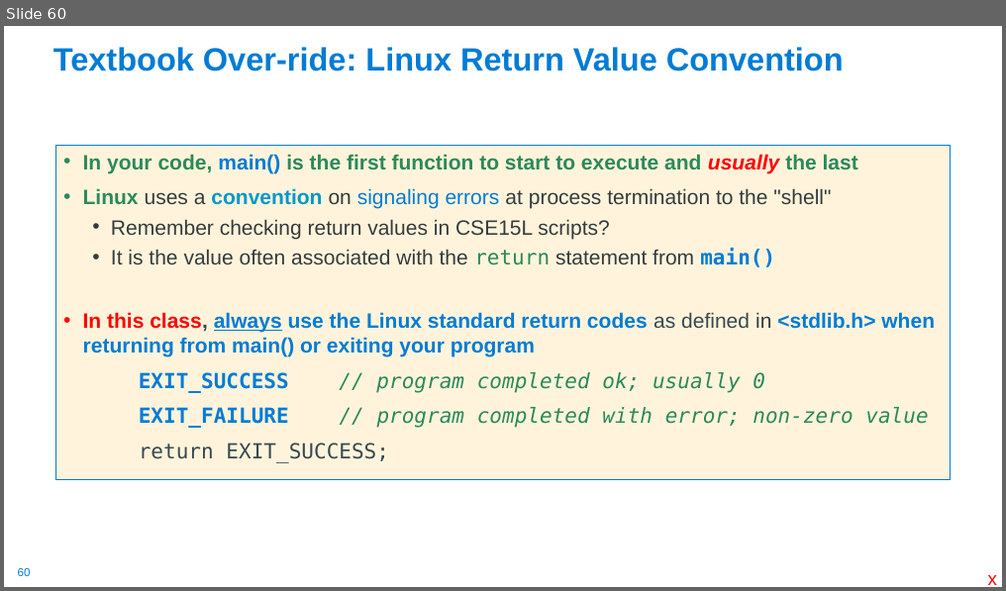
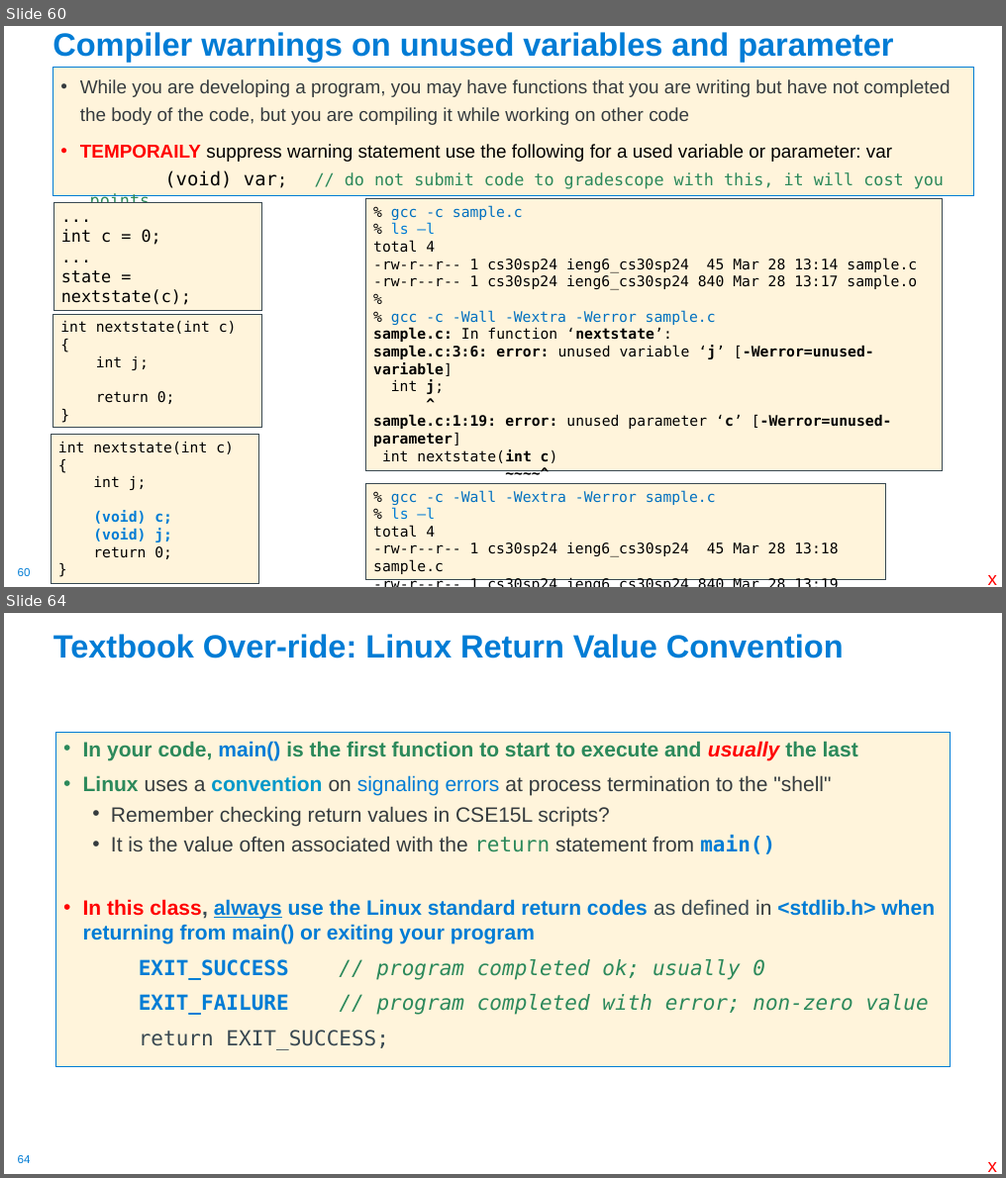
Before and after one commit to cse30-sp24/Muller-Slides, a slide deck: 01-C-Part1.pptx. Shown one above the other, each under a label of ours: slide 60 before the commit, slides 60 and 64 after it; the slides between them are not shown. The pictures are 1006x591 and 1006x1178 pixels, drawn with LibreOffice and Linux fonts; fonts in the diff are those of the drawing. Boxes give left, top, right and bottom in pixels: in the first picture for what was removed or moved away, otherwise in the second. Text is boxed around its words. In the diff, an @@ line names an element or a change of style, - is before the commit and + after.

```diff
--- a/01-C-Part1.pptx
+++ b/01-C-Part1.pptx
@@ slide 60 added at [4, 26, 1002, 587], background #FFFFFF; not listed: 1 template element that a slide beside it also shows @@
@@ title added at [53, 32, 893, 62], 31 pt, text #007CD5, bold @@
+Compiler warnings on unused variables and parameter
@@ text added at [54, 68, 973, 196], fill #FFF4DB, outline #007CD5 0.75 pt, 18 pt, text #363B3E @@
+• While you are developing a program, you may have functions that you are writing but have not completed the body of the code, but you are compiling it while working on other code
+• TEMPORAILY suppress warning statement use the following for a used variable or parameter: var
+  (void) var; // do not submit code to gradescope with this, it will cost you points….
@@ rectangle added at [54, 202, 262, 311], fill #FFF4DB, outline #384851 0.75 pt, 16 pt, text #000000 @@
+...
+int c = 0;
+...
+state = nextstate(c);
+...
@@ rectangle added at [366, 199, 943, 472], fill #FFF4DB, outline #384851 0.75 pt, 14 pt, text #000000 @@
+% gcc -c sample.c
+% ls –l
+total 4
+-rw-r--r-- 1 cs30sp24 ieng6_cs30sp24 45 Mar 28 13:14 sample.c
+-rw-r--r-- 1 cs30sp24 ieng6_cs30sp24 840 Mar 28 13:17 sample.o
+%
+% gcc -c -Wall -Wextra -Werror sample.c
+sample.c: In function ‘nextstate’:
+sample.c:3:6: error: unused variable ‘j’ [-Werror=unused-variable]
+int j;
+^
+sample.c:1:19: error: unused parameter ‘c’ [-Werror=unused-parameter]
+int nextstate(int c)
+~~~~^
+cc1: all warnings being treated as errors
@@ rectangle added at [54, 314, 261, 427], fill #FFF4DB, outline #384851 0.75 pt, 14 pt, text #000000 @@
+int nextstate(int c)
+{
+int j;
+return 0;
+}
@@ rectangle added at [52, 435, 259, 583], fill #FFF4DB, outline #384851 0.75 pt, 14 pt, text #000000 @@
+int nextstate(int c)
+{
+int j;
+(void) c;
+(void) j;
+return 0;
+}
@@ rectangle added at [366, 484, 886, 580], fill #FFF4DB, outline #384851 0.75 pt, 14 pt, text #000000 @@
+% gcc -c -Wall -Wextra -Werror sample.c
+% ls –l
+total 4
+-rw-r--r-- 1 cs30sp24 ieng6_cs30sp24 45 Mar 28 13:18 sample.c
+-rw-r--r-- 1 cs30sp24 ieng6_cs30sp24 840 Mar 28 13:19 sample.o
@@ text added at [988, 575, 997, 585], 18 pt, text #FF0000 @@
+x
@@ what was slide 60 is now slide 64 @@
@@ page number at [18, 1156, 31, 1163]: text changed @@
-60
+64
```
Also in this commit, not shown: 6 slides changed, 3 other slides added, 1 other file.
